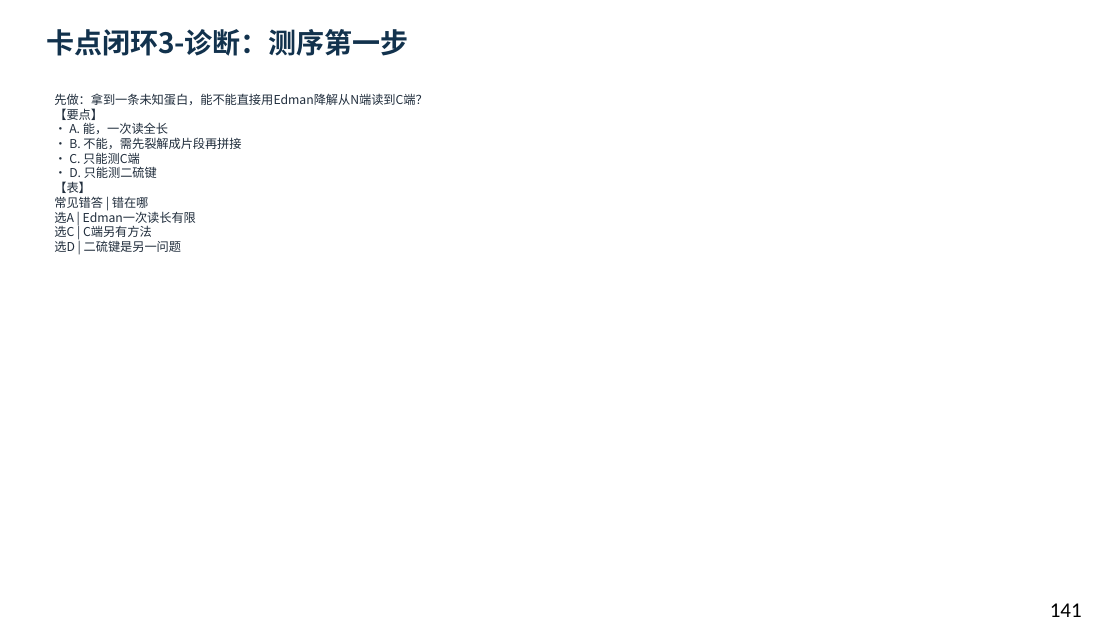
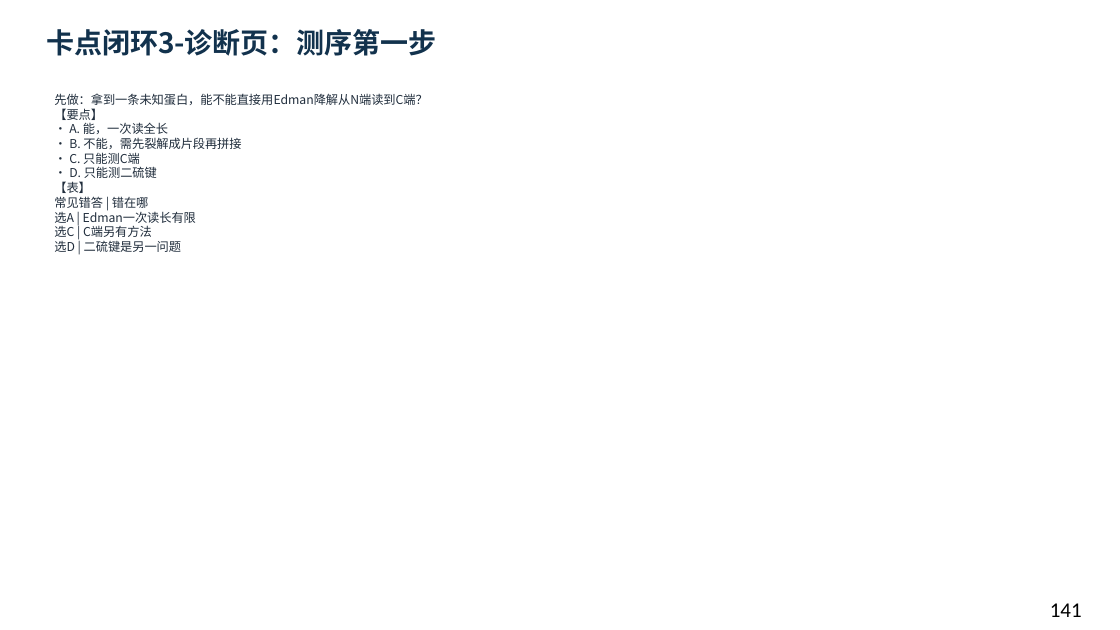
Before and after one commit to newkan-li/Biochemistry, a slide deck: slide 141 of downloads/bc02-ai-style.pptx. Drawn at 1120x630 pixels with LibreOffice and Linux fonts; fonts in the diff are those of the drawing. Boxes give left, top, right and bottom in pixels: in the first picture for what was removed or moved away, otherwise in the second. Text is boxed around its words. In the diff, an @@ line names an element or a change of style, - is before the commit and + after.

Commit message:
章节页加本页搜索;诊断标题改为诊断页;版本20261112bd

```diff
--- a/downloads/bc02-ai-style.pptx
+++ b/downloads/bc02-ai-style.pptx
@@ text at <box>46,29,437,56</box>: text changed @@
-卡点闭环3-诊断：测序第一步
+卡点闭环3-诊断页：测序第一步
```
Also in this commit, not shown: 3 other slides changed, 22 other files.
